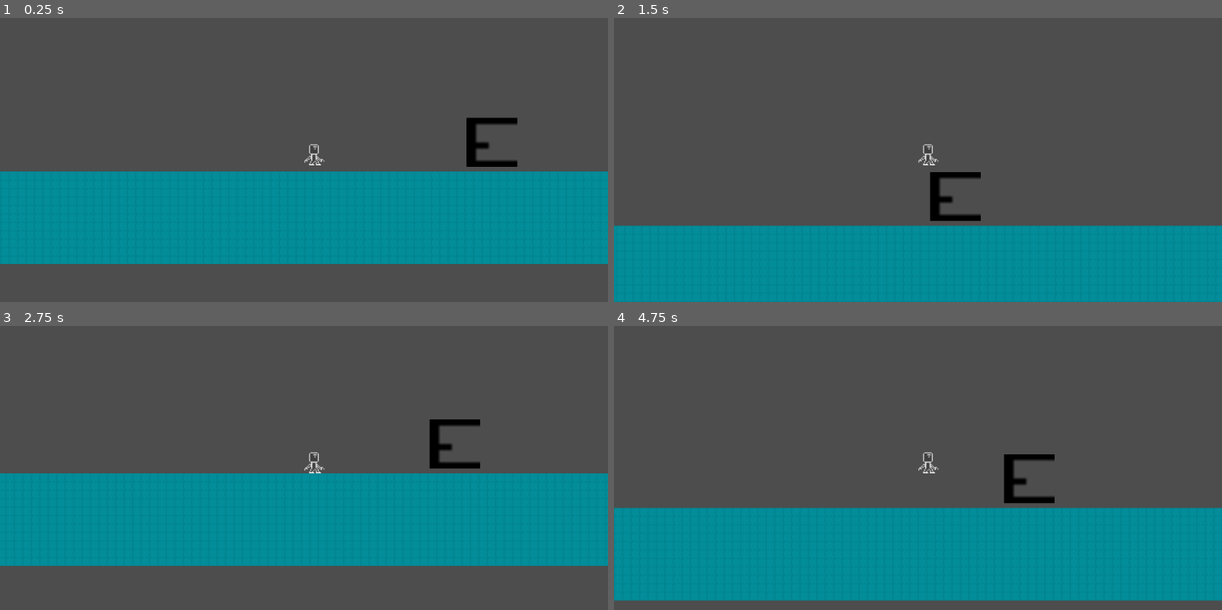
Above: before the commit, frames 1-4 (two rows, left to right).
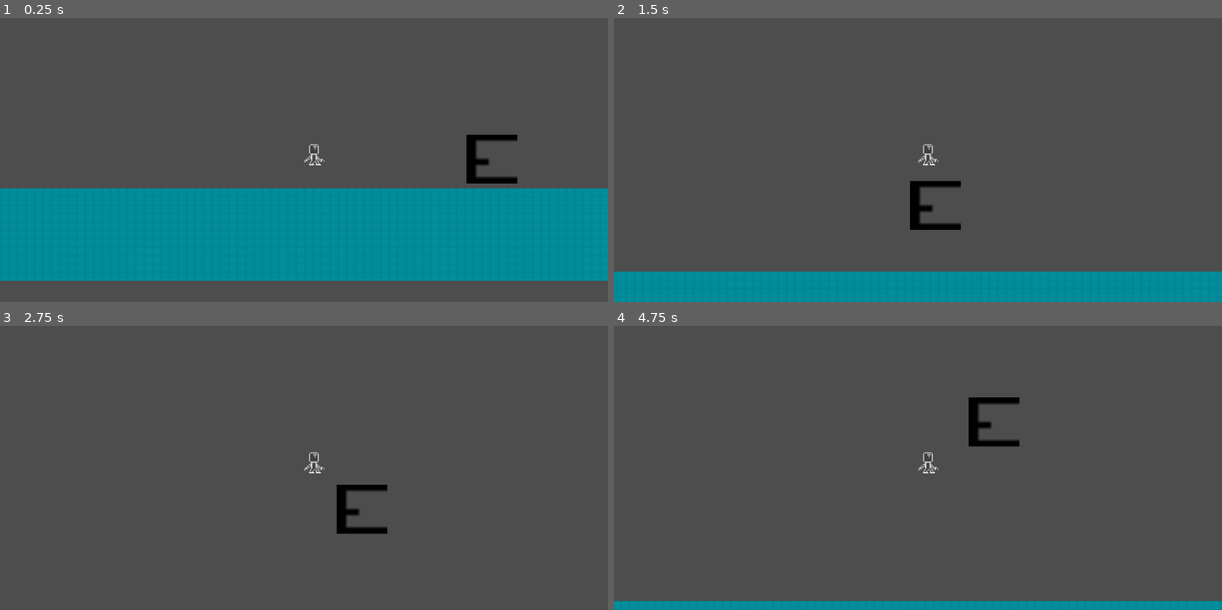
Above: after the commit, the same moments.

Repository: peachyem/ShootingForTheDark
Game: Godot game, scene res://levels/floor.tscn
Same seed, same stepped clock (60 frames per second), same inputs: the game is played once before the commit and once after it.
Inputs:
- Up to frame 1 (0.25 s): no input
- Up to frame 2 (1.5 s): tap Enter (ui_accept) at 0.5, 0.77 s; hold Right (ui_right) from 0.53 s (still down)
- Up to frame 3 (2.75 s): tap Enter (ui_accept) at 1.52 s; release Right (ui_right) at 2.03 s; hold Left (ui_left) from 2.03 s (still down)
- Up to frame 4 (4.75 s): release Left (ui_left) at 2.78 s; hold Right (ui_right) 2.78-4.28 s; tap Enter (ui_accept) at 3.02, 3.77, 4.52 s; hold Left (ui_left) from 4.28 s (still down)

The runs differ from the first frame. In frame 1, 12% of the frame differs, in the area x 0-100%, y 35-93%; in frame 2, 17%; in frame 3, 33%; in frame 4, 37%, in the area x 0-100%, y 25-100%.

Commit message:
enemy works:)

Diff:
--- a/entities/enemies/enemy.tscn
+++ b/entities/enemies/enemy.tscn
@@ -29,3 +29,6 @@
 [node name="collision_with_player" type="CollisionShape2D" parent="detection_area"]
 position = Vector2(37, 48)
 shape = SubResource("CircleShape2D_gre2v")
+
+[connection signal="body_entered" from="detection_area" to="." method="_on_detection_area_body_entered"]
+[connection signal="body_exited" from="detection_area" to="." method="_on_detection_area_body_exited"]
--- a/entities/player/player_w_camera.tscn
+++ b/entities/player/player_w_camera.tscn
@@ -3,9 +3,10 @@
 [ext_resource type="Texture2D" uid="uid://ci5pdr2idycm6" path="res://images/Jomb.png" id="1_ew0fa"]
 
 [sub_resource type="RectangleShape2D" id="RectangleShape2D_8i4eq"]
-size = Vector2(40, 41)
+size = Vector2(129, 128)
 
 [node name="Player" type="CharacterBody2D"]
+collision_layer = 3
 
 [node name="Camera2D" type="Camera2D" parent="."]
 
--- a/tilemaps/glass.tres
+++ b/tilemaps/glass.tres
@@ -7,7 +7,7 @@
 0:0/0 = 0
 0:0/0/physics_layer_0/linear_velocity = Vector2(0, 0)
 0:0/0/physics_layer_0/angular_velocity = 0.0
-0:0/0/physics_layer_0/polygon_0/points = PackedVector2Array(-8, -8, 6.5, -8, 8, -8, 8, 8, -8, 8)
+0:0/0/physics_layer_0/polygon_0/points = PackedVector2Array(-8, -8, 0, -8, 8, -8, 8, 8, -8, 8)
 
 [resource]
 physics_layer_0/collision_layer = 1
